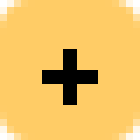
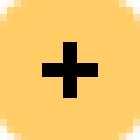
Comparing the layer stacks of the two 140px x 140px images. Changes:
added layer "Pasted Layer" above "Background" over [42, 42, 98, 84]
painted on "Background" over [42, 63, 98, 105]
